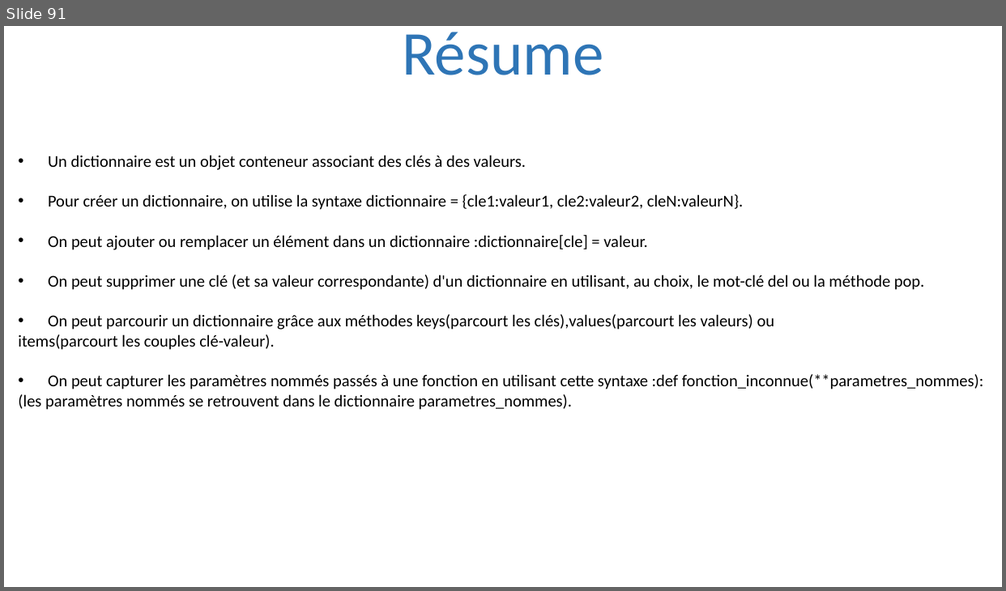
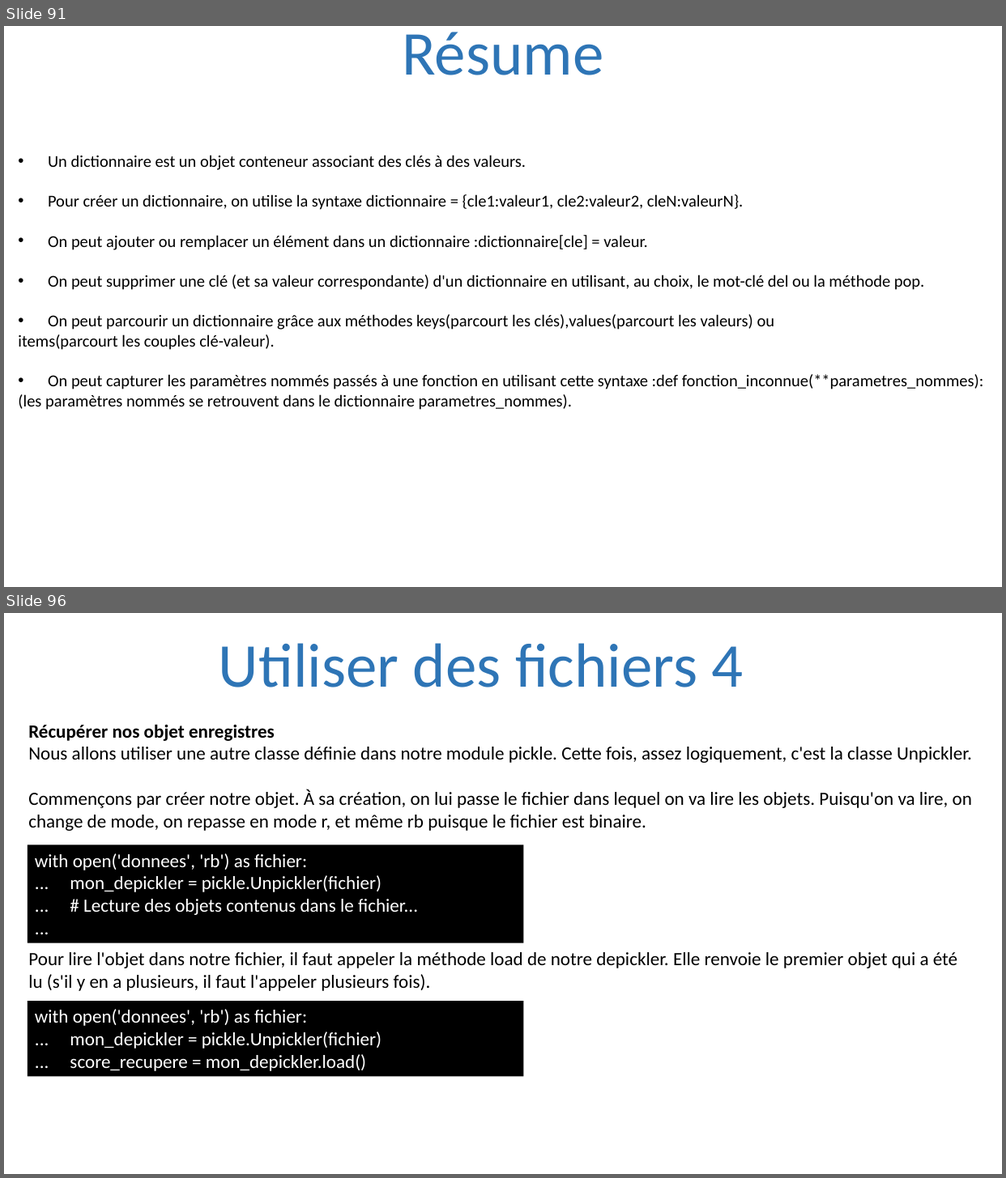
Before and after one commit to julienPalleau/PythonDoc, a slide deck: Python-resume.pptx. Shown one above the other, each under a label of ours: slide 91 before the commit, slides 91 and 96 after it; the slides between them are not shown. The pictures are 1006x591 and 1006x1178 pixels, drawn with LibreOffice and Linux fonts; fonts in the diff are those of the drawing. Boxes give left, top, right and bottom in pixels: in the first picture for what was removed or moved away, otherwise in the second. Text is boxed around its words. In the diff, an @@ line names an element or a change of style, - is before the commit and + after.

```diff
--- a/Python-resume.pptx
+++ b/Python-resume.pptx
@@ slide 96 added at box(4, 613, 1002, 1174), background #FFFFFF @@
@@ title added at box(219, 643, 744, 688), 60 pt, text #2E75B6 @@
+Utiliser des fichiers 4
@@ text added at box(28, 724, 972, 831), 18 pt, text #000000 @@
+Récupérer nos objet enregistres
+Nous allons utiliser une autre classe définie dans notre module pickle. Cette fois, assez logiquement, c'est la classe Unpickler.
+Commençons par créer notre objet. À sa création, on lui passe le fichier dans lequel on va lire les objets. Puisqu'on va lire, on change de mode, on repasse en mode r, et même rb puisque le fichier est binaire.
@@ rectangle added at box(27, 845, 523, 943), fill #000000, 18 pt, text #FFFFFF @@
+with open('donnees', 'rb') as fichier:
+... mon_depickler = pickle.Unpickler(fichier)
+... # Lecture des objets contenus dans le fichier...
+...
@@ text added at box(28, 952, 957, 991), 18 pt, text #000000 @@
+Pour lire l'objet dans notre fichier, il faut appeler la méthode load de notre depickler. Elle renvoie le premier objet qui a été
+lu (s'il y en a plusieurs, il faut l'appeler plusieurs fois).
@@ rectangle added at box(27, 1002, 523, 1077), fill #000000, 18 pt, text #FFFFFF @@
+with open('donnees', 'rb') as fichier:
+... mon_depickler = pickle.Unpickler(fichier)
+... score_recupere = mon_depickler.load()
```
Also in this commit, not shown: 5 other slides added.
